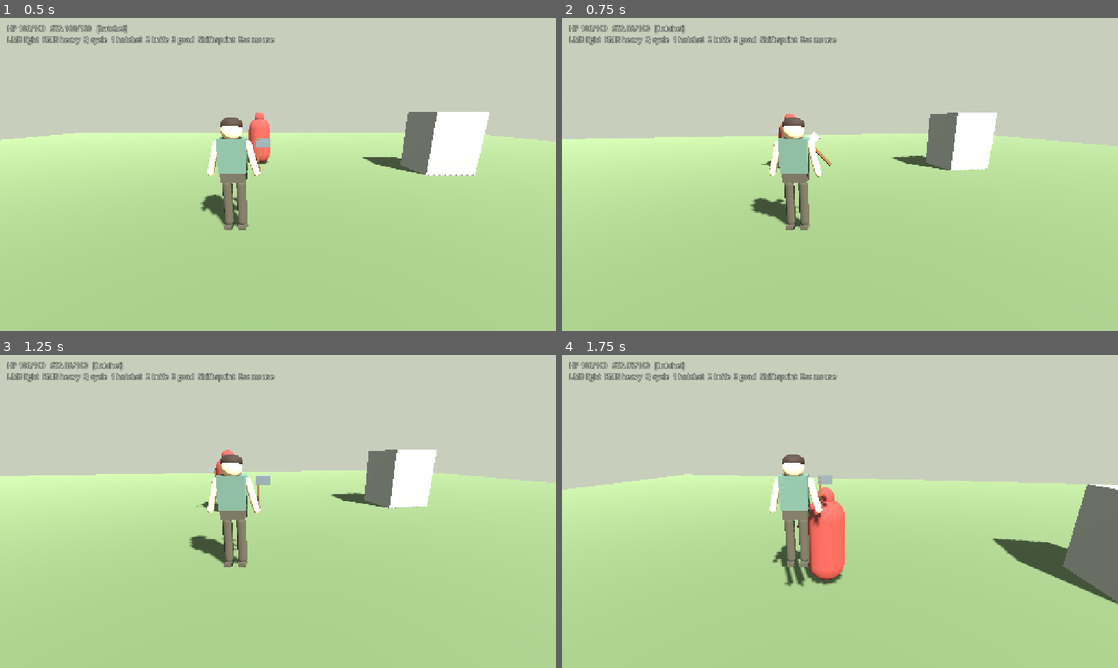
Above: before the commit, frames 1-4 (two rows, left to right).
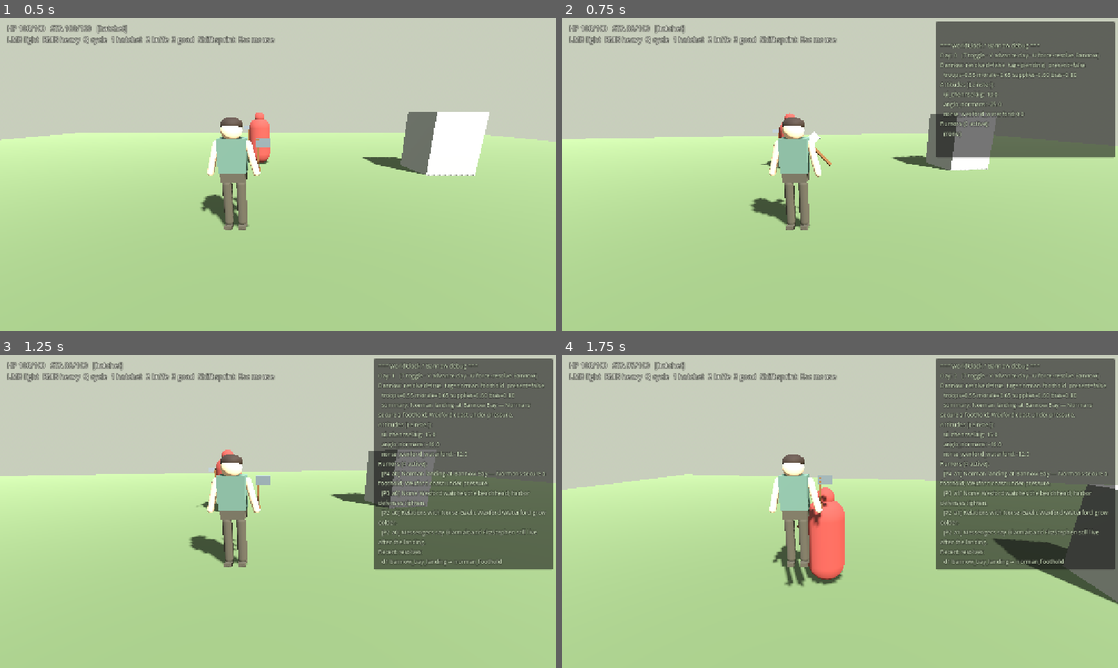
Above: after the commit, the same moments.

Repository: fortins4/devPlayground
Game: Godot game, scene res://scenes/main/main.tscn
Two runs of this game, one before a commit and one after it. Both use one fixed random seed, a clock stepped at 60 frames per second and the inputs below.
Inputs (mouse positions are in pixels of both pictures, inside the frame that each line leads up to):
- Up to frame 1 (0.5 s): no input
- Up to frame 2 (0.75 s): tap Enter at 0.5 s; move the mouse to (867, 174) at 0.52 s; hold W (move_forward) from 0.53 s (still down); tap T at 0.6 s; click (867, 174) at 0.67 s
- Up to frame 3 (1.25 s): keep holding W (move_forward); tap Space (jump) at 0.77 s; tap Y at 0.8 s
- Up to frame 4 (1.75 s): keep holding W (move_forward); move the mouse to (812, 511) at 1.27 s; tap Y at 1.35 s; tap Space (jump) at 1.52 s; tap U at 1.55 s

Frame 1 is identical in both runs. In frame 2, 14% of the frame differs, in the area x 67-100%, y 1-45%; in frame 3, 22%, in the area x 67-100%, y 1-69%; in frame 4, 22%.

Commit message:
feat(timeline): Bannow day-advance resolve + debug readout
Fix overdue day-0 scheduling so the first advance_day resolves Bannow Bay.
On resolve: attitude ripples, need-pressure updates, and multi-rumor emissions.
Add WorldClock debug API + toggleable TimelineDebugHUD (T/Y/U) on main, with
documented F5 test steps in systems/timeline/README.md.

Diff:
--- a/scenes/main/main.tscn
+++ b/scenes/main/main.tscn
@@ -1,8 +1,9 @@
-[gd_scene load_steps=10 format=3 uid="uid://cq8riochtmain0001"]
+[gd_scene load_steps=11 format=3 uid="uid://cq8riochtmain0001"]
 
 [ext_resource type="PackedScene" uid="uid://bq8riochtplayer01" path="res://scenes/characters/player/player.tscn" id="1_player"]
 [ext_resource type="PackedScene" uid="uid://cq8riochtdummy01" path="res://scenes/characters/npcs/dummy_fighter.tscn" id="2_dummy"]
 [ext_resource type="PackedScene" uid="uid://cq8riochthud0001" path="res://scenes/ui/combat_hud.tscn" id="3_hud"]
+[ext_resource type="PackedScene" uid="uid://cq8riochttimdbg01" path="res://scenes/ui/timeline_debug_hud.tscn" id="4_timeline_dbg"]
 
 [sub_resource type="ProceduralSkyMaterial" id="ProceduralSkyMaterial_sky"]
 sky_top_color = Color(0.45, 0.55, 0.65, 1)
@@ -67,3 +68,5 @@
 mesh = SubResource("BoxMesh_landmark")
 
 [node name="CombatHUD" parent="." instance=ExtResource("3_hud")]
+
+[node name="TimelineDebugHUD" parent="." instance=ExtResource("4_timeline_dbg")]
--- /dev/null
+++ b/scenes/ui/timeline_debug_hud.tscn
@@ -0,0 +1,41 @@
+[gd_scene load_steps=2 format=3 uid="uid://cq8riochttimdbg01"]
+
+[ext_resource type="Script" path="res://scripts/ui/timeline_debug_hud.gd" id="1_dbg"]
+
+[node name="TimelineDebugHUD" type="CanvasLayer"]
+layer = 20
+script = ExtResource("1_dbg")
+
+[node name="Margin" type="MarginContainer" parent="."]
+anchors_preset = 1
+anchor_left = 1.0
+anchor_right = 1.0
+offset_left = -420.0
+offset_top = 8.0
+offset_right = -8.0
+offset_bottom = 320.0
+grow_horizontal = 0
+theme_override_constants/margin_left = 0
+theme_override_constants/margin_top = 0
+theme_override_constants/margin_right = 0
+theme_override_constants/margin_bottom = 0
+
+[node name="Panel" type="PanelContainer" parent="Margin"]
+layout_mode = 2
+visible = false
+
+[node name="Margin" type="MarginContainer" parent="Margin/Panel"]
+layout_mode = 2
+theme_override_constants/margin_left = 10
+theme_override_constants/margin_top = 8
+theme_override_constants/margin_right = 10
+theme_override_constants/margin_bottom = 8
+
+[node name="Label" type="Label" parent="Margin/Panel/Margin"]
+layout_mode = 2
+theme_override_colors/font_color = Color(0.85, 0.92, 0.78, 1)
+theme_override_colors/font_outline_color = Color(0, 0, 0, 0.8)
+theme_override_constants/outline_size = 3
+theme_override_font_sizes/font_size = 13
+text = "Timeline debug (T)"
+autowrap_mode = 3
--- a/scripts/autoload/world_clock.gd
+++ b/scripts/autoload/world_clock.gd
@@ -3,21 +3,33 @@
 ##
 ## EventOutcome schema: systems/timeline/event_outcome.gd (+ README).
 ## Absent player → history-weighted resolve; present → caller-supplied variables.
+##
+## Day-advance: `advance_day()` increments the calendar then resolves every
+## unresolved event with `scheduled_day <= day` (overdue inclusive). Bannow Bay
+## is seeded on day 0; the first `advance_day(1)` therefore resolves it.
 
 signal day_advanced(day: int)
 signal event_triggered(event_id: StringName)
 signal event_resolved(event_id: StringName, outcome: EventOutcome)
 
-## In-game day index from the Norman landing window (1169).
+## In-game day index from the Norman landing window (1169). Day 0 = landing day.
 var day: int = 0
 
 ## event_id → EventOutcome (mutable world state for that event).
 var events: Dictionary = {}
 
-## Days on which an event id fires. Expanded from the old flat schedule map.
+## Days on which an event id is scheduled to fire. Overdue events still resolve
+## on a later advance (see `_resolve_due_events`).
 var scheduled_events: Dictionary = {
 	0: &"bannow_bay_landing",
 }
+
+## Ring buffer of recent resolve summaries for the debug readout.
+var recent_resolutions: Array[Dictionary] = []
+const MAX_RECENT_RESOLUTIONS: int = 8
+
+## When true, `get_debug_text()` is cheap to poll every frame from a HUD.
+var debug_visible: bool = false
 
 
 func _ready() -> void:
@@ -87,25 +99,56 @@
 	for _i in amount:
 		day += 1
 		day_advanced.emit(day)
-		_resolve_events_for_day(day)
-
-
-func _resolve_events_for_day(d: int) -> void:
-	if not scheduled_events.has(d):
-		return
-	var event_id: StringName = scheduled_events[d]
+		_resolve_due_events()
+
+
+## Resolve every unresolved event whose scheduled_day has arrived or passed.
+func _resolve_due_events() -> void:
+	var due_ids: Array[StringName] = []
+	for sched_day in scheduled_events.keys():
+		if int(sched_day) <= day:
+			var eid: StringName = scheduled_events[sched_day]
+			if eid not in due_ids:
+				due_ids.append(eid)
+	for event_id in events.keys():
+		var seeded := events[event_id] as EventOutcome
+		if seeded == null or seeded.resolved:
+			continue
+		if seeded.scheduled_day <= day and event_id not in due_ids:
+			due_ids.append(event_id)
+	for event_id in due_ids:
+		_resolve_scheduled_event(event_id)
+
+
+func _resolve_scheduled_event(event_id: StringName) -> void:
 	event_triggered.emit(event_id)
 	var outcome := get_outcome(event_id)
 	if outcome == null:
 		outcome = EventOutcome.new()
 		outcome.event_id = event_id
-		outcome.scheduled_day = d
+		outcome.scheduled_day = day
 		events[event_id] = outcome
 	if outcome.resolved:
 		return
 	_resolve_outcome(outcome)
 	event_resolved.emit(event_id, outcome)
 	_broadcast_outcome(outcome)
+	_record_resolution(outcome)
+
+
+## Debug / content: resolve an unresolved event immediately (ignores calendar).
+func force_resolve(event_id: StringName) -> EventOutcome:
+	var outcome := get_outcome(event_id)
+	if outcome == null:
+		return null
+	if outcome.resolved:
+		return outcome
+	event_triggered.emit(event_id)
+	_resolve_outcome(outcome)
+	event_resolved.emit(event_id, outcome)
+	_broadcast_outcome(outcome)
+	_record_resolution(outcome)
+	return outcome
 
 
 func _resolve_outcome(outcome: EventOutcome) -> void:
@@ -126,25 +169,209 @@
 
 
 func _broadcast_outcome(outcome: EventOutcome) -> void:
-	# Attitude ripples (slice-scale stubs).
+	_ripple_attitudes(outcome)
+	_ripple_need_pressures(outcome)
+	_emit_outcome_rumors(outcome)
+
+
+func _ripple_attitudes(outcome: EventOutcome) -> void:
+	if Factions == null:
+		return
+	match outcome.result_tag:
+		&"norman_foothold":
+			Factions.modify_attitude(&"anglo_normans", 8.0)
+			Factions.modify_attitude(&"ui_chennselaig", 4.0) # Diarmait invited them
+			Factions.modify_attitude(&"norse_wexford_waterford", -12.0)
+			Factions.modify_attitude(&"local_clans", -4.0)
+			Factions.modify_attitude(&"high_kingship", -3.0)
+		&"contested_landing":
+			Factions.modify_attitude(&"anglo_normans", 2.0)
+			Factions.modify_attitude(&"norse_wexford_waterford", -4.0)
+			Factions.modify_attitude(&"ui_chennselaig", 1.0)
+		&"landing_checked":
+			Factions.modify_attitude(&"anglo_normans", -6.0)
+			Factions.modify_attitude(&"norse_wexford_waterford", 6.0)
+			Factions.modify_attitude(&"ui_chennselaig", -2.0)
+			Factions.modify_attitude(&"local_clans", 3.0)
+	# Clan allegiance soft ripples (slice-scale: map allegiance tags → faction nudges).
+	for _clan in outcome.clan_allegiance.keys():
+		var alleg: StringName = outcome.clan_allegiance[_clan]
+		match alleg:
+			&"anglo_normans":
+				Factions.modify_attitude(&"anglo_normans", 1.0)
+			&"ui_chennselaig":
+				Factions.modify_attitude(&"ui_chennselaig", 1.0)
+			&"norse_wexford_waterford":
+				Factions.modify_attitude(&"norse_wexford_waterford", 1.0)
+
+
+func _ripple_need_pressures(outcome: EventOutcome) -> void:
+	if Factions == null:
+		return
+	match outcome.result_tag:
+		&"norman_foothold":
+			Factions.set_need_pressure(&"anglo_normans", &"supplies_landing", 0.35)
+			Factions.set_need_pressure(&"anglo_normans", &"local_guides", 0.4)
+			Factions.set_need_pressure(&"norse_wexford_waterford", &"harbor_defense", 0.95)
+			Factions.set_need_pressure(&"ui_chennselaig", &"warrior_host", 0.55)
+		&"contested_landing":
+			Factions.set_need_pressure(&"anglo_normans", &"supplies_landing", 0.7)
+			Factions.set_need_pressure(&"norse_wexford_waterford", &"harbor_defense", 0.85)
+		&"landing_checked":
+			Factions.set_need_pressure(&"anglo_normans", &"supplies_landing", 0.9)
+			Factions.set_need_pressure(&"norse_wexford_waterford", &"harbor_defense", 0.5)
+			Factions.set_need_pressure(&"ui_chennselaig", &"warrior_host", 0.8)
+
+
+func _emit_outcome_rumors(outcome: EventOutcome) -> void:
+	if Rumors == null:
+		return
+	Rumors.add_rumor(
+		StringName("rumor_%s" % String(outcome.event_id)),
+		outcome.result_summary,
+		outcome.event_id,
+		Rumors.PRIORITY_CRITICAL,
+		14
+	)
+	# Flavor / survivor secondary rumors so the bus shows more than one line.
+	var fallen: Array[String] = []
+	for who in outcome.key_survivors.keys():
+		if not bool(outcome.key_survivors[who]):
+			fallen.append(String(who).replace("_", " "))
+	if not fallen.is_empty():
+		Rumors.add_rumor(
+			StringName("rumor_%s_survivors" % String(outcome.event_id)),
+			"Word from Bannow: %s did not survive the landing." % ", ".join(fallen),
+			outcome.event_id,
+			Rumors.PRIORITY_HIGH,
+			10
+		)
+	else:
+		Rumors.add_rumor(
+			StringName("rumor_%s_survivors" % String(outcome.event_id)),
+			"Messengers say Diarmait and FitzStephen still live after the landing.",
+			outcome.event_id,
+			Rumors.PRIORITY_NORMAL,
+			7
+		)
+	match outcome.result_tag:
+		&"norman_foothold":
+			Rumors.add_rumor(
+				&"rumor_bannow_wexford_pressure",
+				"Norse Wexford watches the beachhead; harbor defenses tighten.",
+				outcome.event_id,
+				Rumors.PRIORITY_HIGH,
+				10
+			)
+		&"landing_checked":
+			Rumors.add_rumor(
+				&"rumor_bannow_checked_cheer",
+				"Coastal túatha cheer — the strangers were driven back into the surf.",
+				outcome.event_id,
+				Rumors.PRIORITY_HIGH,
+				8
+			)
+
+
+func _record_resolution(outcome: EventOutcome) -> void:
+	recent_resolutions.push_front({
+		"day": day,
+		"event_id": outcome.event_id,
+		"result_tag": outcome.result_tag,
+		"summary": outcome.result_summary,
+	})
+	while recent_resolutions.size() > MAX_RECENT_RESOLUTIONS:
+		recent_resolutions.pop_back()
+
+
+# --- Debug API ---------------------------------------------------------------
+
+func toggle_debug_visible() -> bool:
+	debug_visible = not debug_visible
+	return debug_visible
+
+
+func set_debug_visible(visible: bool) -> void:
+	debug_visible = visible
+
+
+func to_debug_dict() -> Dictionary:
+	var event_debug: Dictionary = {}
+	for event_id in events.keys():
+		var outcome := events[event_id] as EventOutcome
+		if outcome:
+			event_debug[String(event_id)] = outcome.to_debug_dict()
+	var attitudes: Dictionary = {}
 	if Factions:
-		match outcome.result_tag:
-			&"norman_foothold":
-				Factions.modify_attitude(&"anglo_normans", 8.0)
-				Factions.modify_attitude(&"ui_chennselaig", 4.0) # Diarmait invited them
-				Factions.modify_attitude(&"norse_wexford_waterford", -12.0)
-			&"contested_landing":
-				Factions.modify_attitude(&"anglo_normans", 2.0)
-				Factions.modify_attitude(&"norse_wexford_waterford", -4.0)
-			&"landing_checked":
-				Factions.modify_attitude(&"anglo_normans", -6.0)
-				Factions.modify_attitude(&"norse_wexford_waterford", 6.0)
-				Factions.modify_attitude(&"ui_chennselaig", -2.0)
+		for fid in Factions.LEINSTER_ACTIVE:
+			attitudes[String(fid)] = Factions.get_attitude(fid)
+	var rumors: Array = []
 	if Rumors:
-		Rumors.add_rumor(
-			StringName("rumor_%s" % String(outcome.event_id)),
-			outcome.result_summary,
-			outcome.event_id,
-			Rumors.PRIORITY_CRITICAL,
-			14
+		for rumor in Rumors.get_top_rumors(5):
+			rumors.append({
+				"id": rumor.get("id"),
+				"text": rumor.get("text"),
+				"priority": rumor.get("priority"),
+				"age_days": rumor.get("age_days"),
+			})
+	return {
+		"day": day,
+		"debug_visible": debug_visible,
+		"events": event_debug,
+		"leinster_attitudes": attitudes,
+		"top_rumors": rumors,
+		"recent_resolutions": recent_resolutions.duplicate(true),
+	}
+
+
+func get_debug_text() -> String:
+	var lines: PackedStringArray = PackedStringArray()
+	lines.append("=== WorldClock / Bannow debug ===")
+	lines.append("Day: %d   (T toggle · Y advance day · U force-resolve Bannow)" % day)
+	var bannow := get_outcome(&"bannow_bay_landing")
+	if bannow:
+		lines.append(
+			"Bannow: resolved=%s  tag=%s  present=%s" % [
+				str(bannow.resolved),
+				String(bannow.result_tag) if bannow.result_tag != &"" else "(pending)",
+				str(bannow.player_present),
+			]
 		)
+		lines.append(
+			"  troops=%.2f morale=%.2f supplies=%.2f bias=%.2f" % [
+				bannow.troops, bannow.morale, bannow.supplies, bannow.historical_bias,
+			]
+		)
+		if bannow.resolved and bannow.result_summary != "":
+			lines.append("  summary: %s" % bannow.result_summary)
+	else:
+		lines.append("Bannow: (missing EventOutcome)")
+	if Factions:
+		lines.append("Attitudes (Leinster):")
+		for fid in Factions.LEINSTER_ACTIVE:
+			lines.append("  %s: %.1f" % [String(fid), Factions.get_attitude(fid)])
+	if Rumors:
+		var top := Rumors.get_top_rumors(4)
+		lines.append("Rumors (%d active):" % Rumors.active_rumors.size())
+		if top.is_empty():
+			lines.append("  (none)")
+		else:
+			for rumor in top:
+				lines.append(
+					"  [P%d a%d] %s" % [
+						int(rumor.get("priority", 0)),
+						int(rumor.get("age_days", 0)),
+						str(rumor.get("text", "")),
+					]
+				)
+	if not recent_resolutions.is_empty():
+		lines.append("Recent resolves:")
+		for entry in recent_resolutions:
+			lines.append(
+				"  d%d %s → %s" % [
+					int(entry.get("day", 0)),
+					String(entry.get("event_id", &"")),
+					String(entry.get("result_tag", &"")),
+				]
+			)
+	return "\n".join(lines)
--- /dev/null
+++ b/scripts/ui/timeline_debug_hud.gd
@@ -0,0 +1,83 @@
+extends CanvasLayer
+## Toggleable WorldClock / Bannow / rumors / attitudes readout for greybox F5.
+##
+## Keys (when this node is in the tree):
+##   T — show / hide panel
+##   Y — WorldClock.advance_day(1)
+##   U — force-resolve Bannow Bay (skips calendar)
+
+@onready var panel: PanelContainer = $Margin/Panel
+@onready var label: Label = $Margin/Panel/Margin/Label
+
+var _refresh_accum: float = 0.0
+const REFRESH_INTERVAL := 0.25
+
+
+func _ready() -> void:
+	layer = 20
+	visible = true
+	_apply_visibility(WorldClock.debug_visible if WorldClock else false)
+	if WorldClock and not WorldClock.day_advanced.is_connected(_on_clock):
+		WorldClock.day_advanced.connect(_on_clock)
+	if WorldClock and not WorldClock.event_resolved.is_connected(_on_resolved):
+		WorldClock.event_resolved.connect(_on_resolved)
+	_refresh()
+
+
+func _process(delta: float) -> void:
+	if not visible or panel == null or not panel.visible:
+		return
+	_refresh_accum += delta
+	if _refresh_accum >= REFRESH_INTERVAL:
+		_refresh_accum = 0.0
+		_refresh()
+
+
+func _unhandled_input(event: InputEvent) -> void:
+	if event is InputEventKey and event.pressed and not event.echo:
+		match event.keycode:
+			KEY_T:
+				_toggle()
+				get_viewport().set_input_as_handled()
+			KEY_Y:
+				if WorldClock:
+					WorldClock.advance_day(1)
+					_refresh()
+				get_viewport().set_input_as_handled()
+			KEY_U:
+				if WorldClock:
+					WorldClock.force_resolve(&"bannow_bay_landing")
+					_refresh()
+				get_viewport().set_input_as_handled()
+
+
+func _toggle() -> void:
+	var show := true
+	if WorldClock:
+		show = WorldClock.toggle_debug_visible()
+	else:
+		show = not (panel.visible if panel else false)
+	_apply_visibility(show)
+	_refresh()
+
+
+func _apply_visibility(show: bool) -> void:
+	if panel:
+		panel.visible = show
+
+
+func _on_clock(_day: int) -> void:
+	_refresh()
+
+
+func _on_resolved(_event_id: StringName, _outcome: EventOutcome) -> void:
+	_refresh()
+
+
+func _refresh() -> void:
+	if label == null:
+		return
+	if WorldClock:
+		label.text = WorldClock.get_debug_text()
+	else:
+		label.text = "WorldClock autoload missing"
Not shown, changed: systems/timeline/README.md
